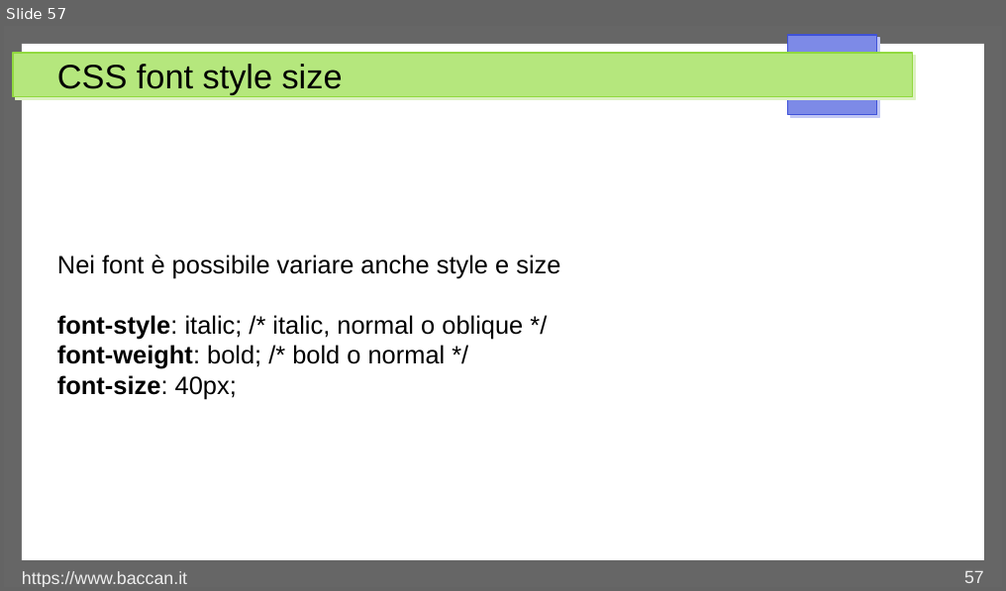
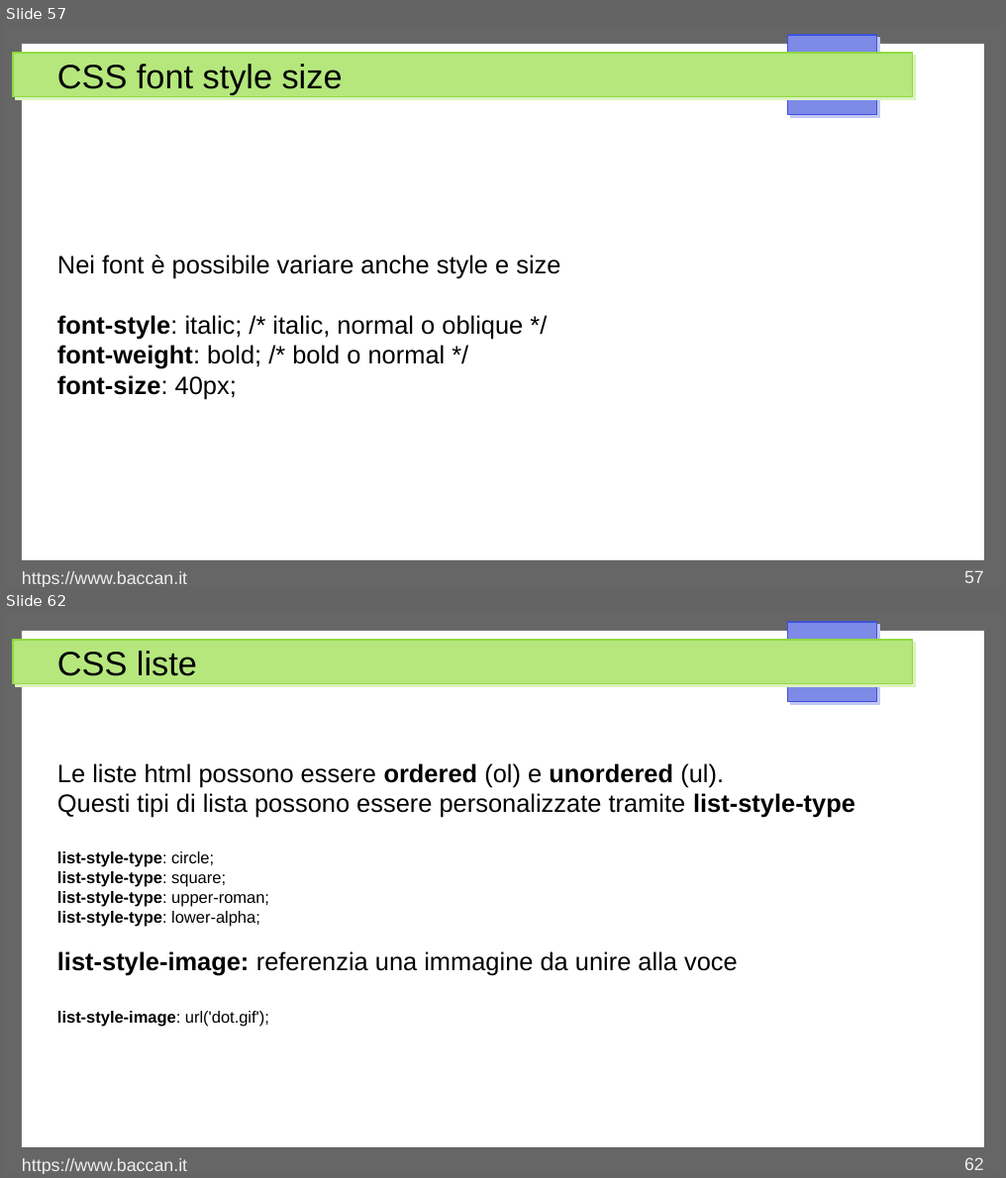
Before and after one commit to matteobaccan/CorsoCSS, a slide deck: Chapter_css.odp. Shown one above the other, each under a label of ours: slide 57 before the commit, slides 57 and 62 after it; the slides between them are not shown. The pictures are 1006x591 and 1006x1178 pixels, drawn with LibreOffice and Linux fonts; fonts in the diff are those of the drawing. Boxes give left, top, right and bottom in pixels: in the first picture for what was removed or moved away, otherwise in the second. Text is boxed around its words. In the diff, an @@ line names an element or a change of style, - is before the commit and + after.

```diff
--- a/Chapter_css.odp
+++ b/Chapter_css.odp
@@ slide 62 added at [4, 613, 1002, 1174], background #FFFFFF; not listed: 4 template elements that a slide beside it also shows @@
@@ title added at [57, 651, 197, 676], 27 pt, text #000000 @@
+CSS liste
@@ text added at [57, 763, 855, 1026], 20 pt, text #000000 @@
+Le liste html possono essere ordered (ol) e unordered (ul).
+Questi tipi di lista possono essere personalizzate tramite list-style-type
+list-style-type: circle;
+list-style-type: square;
+list-style-type: upper-roman;
+list-style-type: lower-alpha;
+list-style-image: referenzia una immagine da unire alla voce
+list-style-image: url('dot.gif');
@@ text added at [22, 1158, 187, 1174], 14 pt, text #EEEEEE @@
+https://www.baccan.it
@@ page number added at [964, 1157, 984, 1170], 14 pt, text #EEEEEE @@
+62
```
Also in this commit, not shown: 1 slide changed, 5 other slides added, 7 other files.
